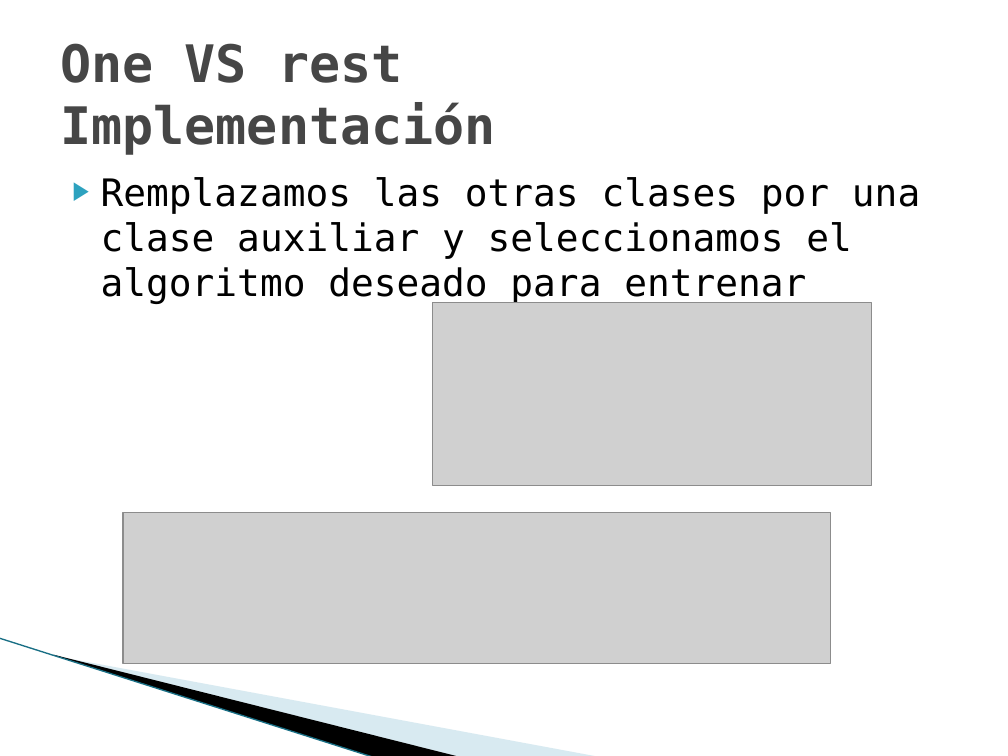
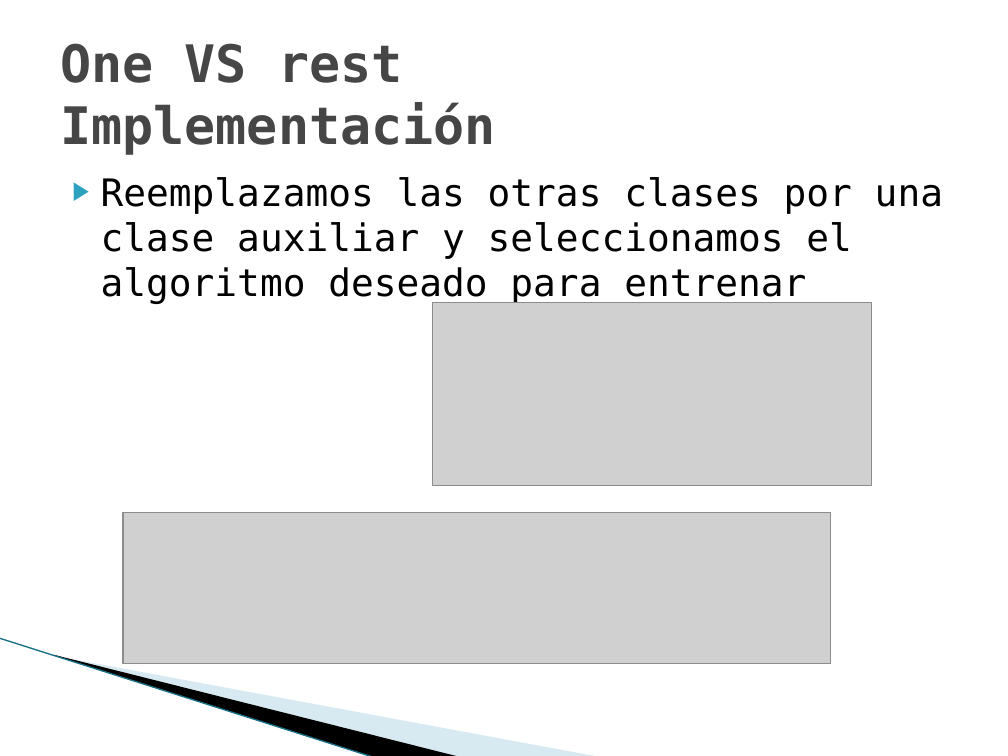
Before and after one commit to joapingut/aia-1718-t3, a slide deck: slide 20 of presentacion3.pptx. Drawn at 1008x756 pixels with LibreOffice and Linux fonts; fonts in the diff are those of the drawing; grey boxes stand for pictures; background and template pictures are left out. Boxes give left, top, right and bottom in pixels: in the first picture for what was removed or moved away, otherwise in the second. Text is boxed around its words. In the diff, an @@ line names an element or a change of style, - is before the commit and + after.

```diff
--- a/presentacion3.pptx
+++ b/presentacion3.pptx
@@ text at bbox=[101, 177, 943, 305]: text changed @@
-▶ Remplazamos las otras clases por una clase auxiliar y seleccionamos el algoritmo deseado para entrenar
+▶ Reemplazamos las otras clases por una clase auxiliar y seleccionamos el algoritmo deseado para entrenar
```
Also in this commit, not shown: 17 other slides changed, 27 slides added, 3 slides removed.
